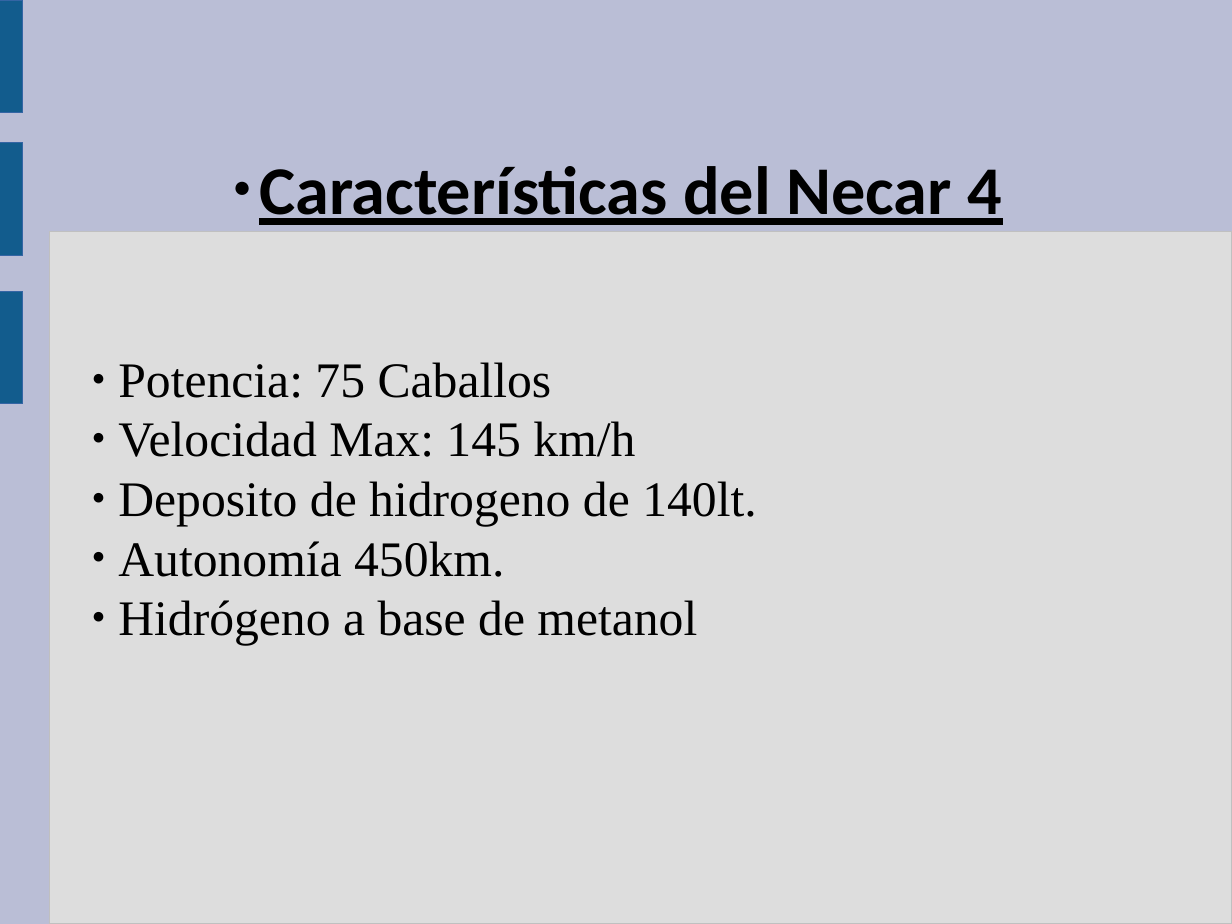
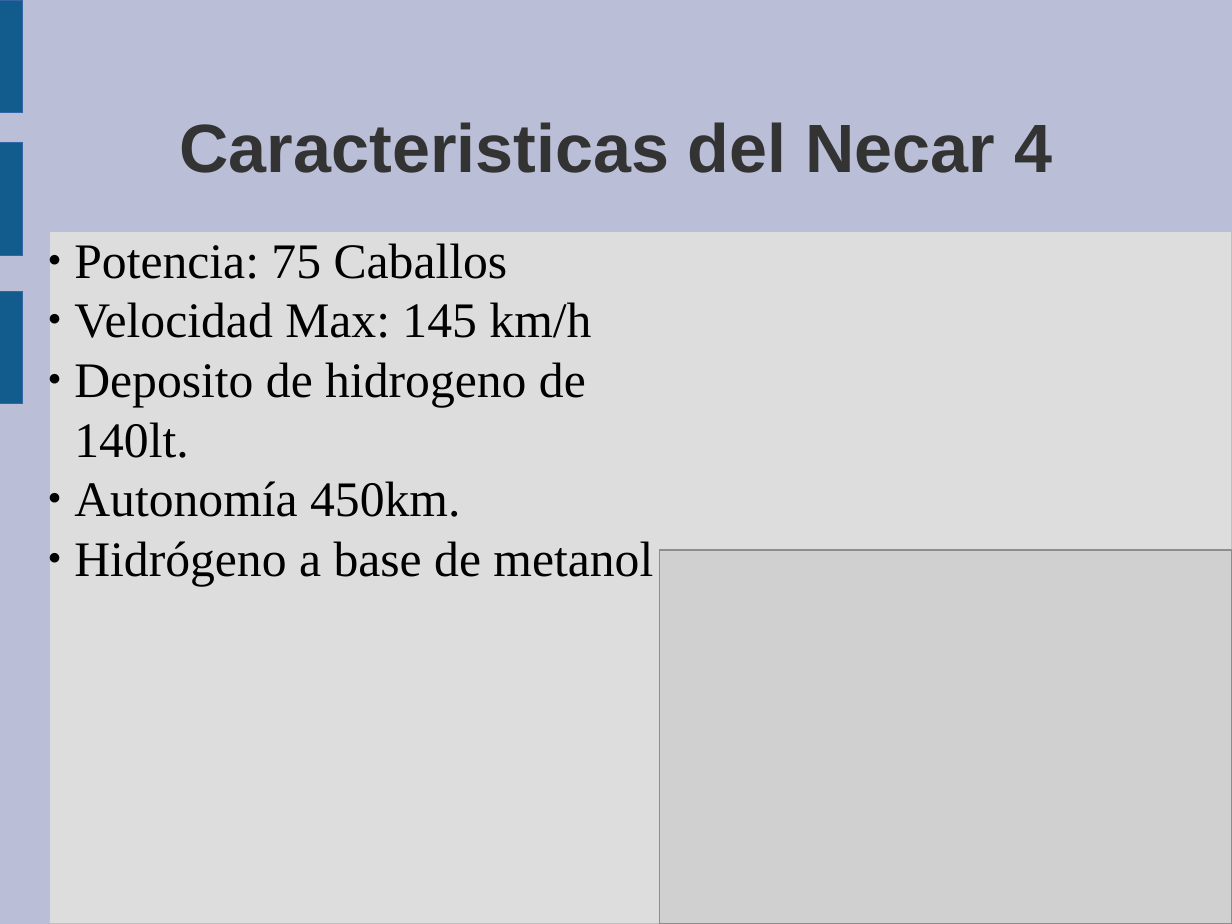
Before and after one commit to guanucoluis/proyecto5r1, a slide deck: slide 10 of Catedras/Tecnologia/MARCO.odp (slide 11 before the commit). Drawn at 1232x924 pixels with LibreOffice and Linux fonts; fonts in the diff are those of the drawing; grey boxes stand for pictures. Boxes give left, top, right and bottom in pixels: in the first picture for what was removed or moved away, otherwise in the second. Text is boxed around its words. In the diff, an @@ line names an element or a change of style, - is before the commit and + after.

```diff
--- a/Catedras/Tecnologia/MARCO.odp
+++ b/Catedras/Tecnologia/MARCO.odp
@@ text "Potencia: 75 Caballos": place and size @@
-text "Potencia: 75 Caballos" at bbox=[118, 166, 1002, 645]
+text "Potencia: 75 Caballos" at bbox=[74, 243, 653, 586]
@@ title added at bbox=[180, 122, 1052, 173], 44 pt, text #333333, bold @@
+Caracteristicas del Necar 4
@@ text at bbox=[259, 166, 1002, 225]: paragraph removed @@
-● Características del Necar 4
@@ picture added at bbox=[661, 550, 1232, 924] @@
```
Also in this commit, not shown: 11 other slides changed, 5 slides added, 4 slides removed, 4 other files.
